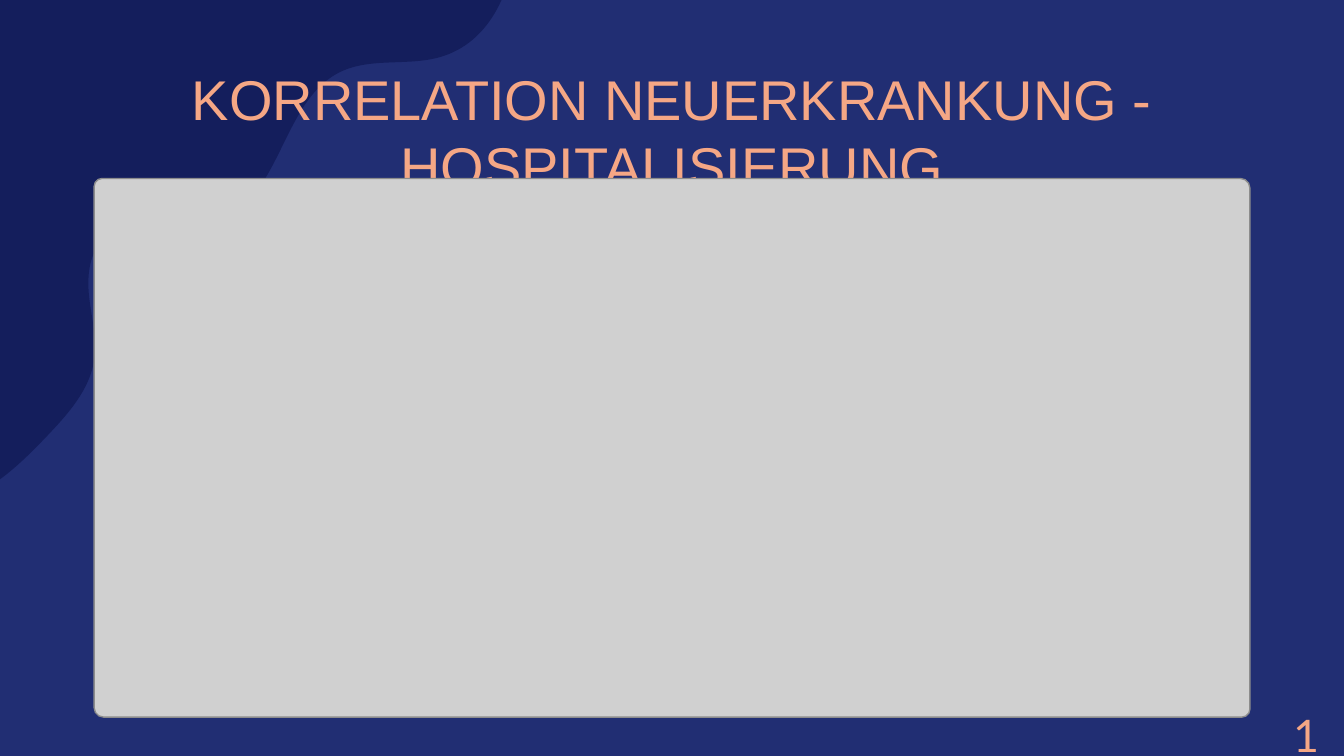
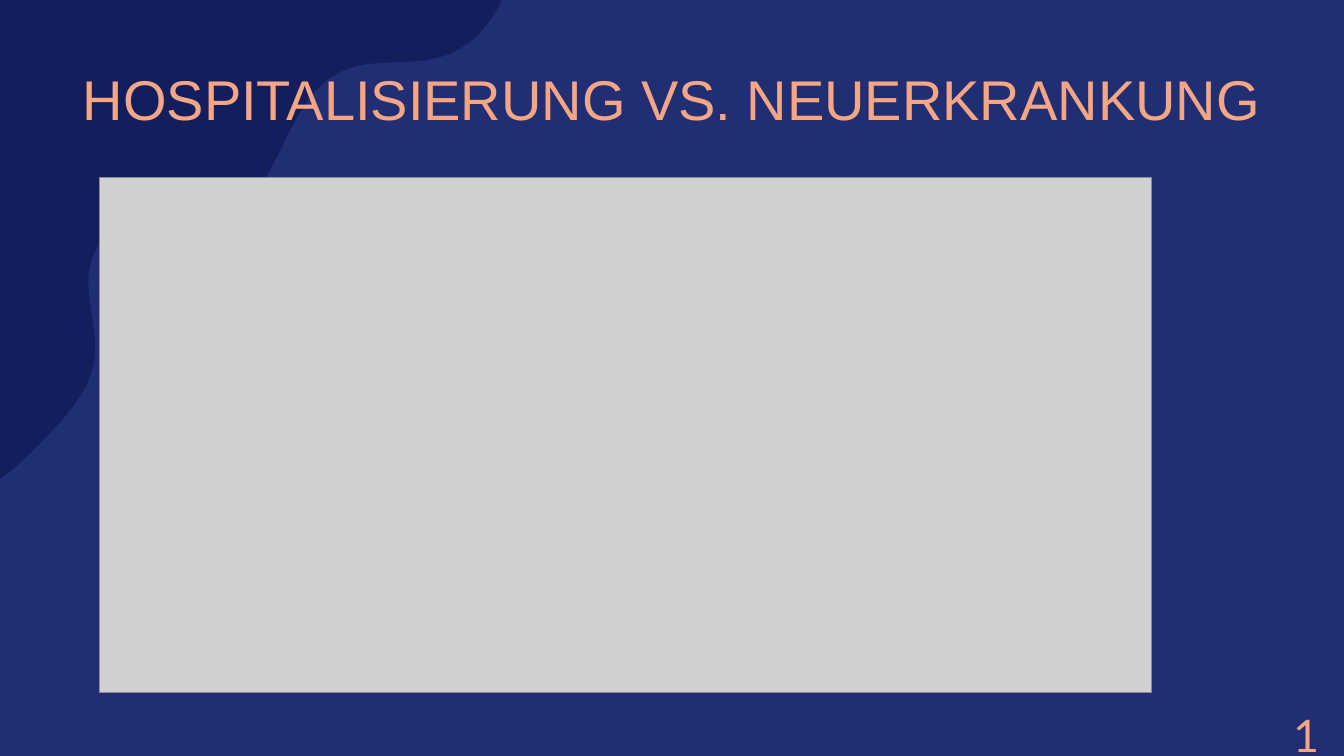
Before and after one commit to amarquard089/Covid19-Hospitalisierungsrate, a slide deck: slide 21 of Praesentation/COVID-19 Hospitalisierungsrate.pptx (slide 20 before the commit). Drawn at 1344x756 pixels with LibreOffice and Linux fonts; fonts in the diff are those of the drawing; grey boxes stand for pictures. Boxes give left, top, right and bottom in pixels: in the first picture for what was removed or moved away, otherwise in the second. Text is boxed around its words. In the diff, an @@ line names an element or a change of style, - is before the commit and + after.

```diff
--- a/Praesentation/COVID-19 Hospitalisierungsrate.pptx
+++ b/Praesentation/COVID-19 Hospitalisierungsrate.pptx
@@ title at (83,81,1260,121): text changed @@
-KORRELATION NEUERKRANKUNG - HOSPITALISIERUNG
+HOSPITALISIERUNG VS. NEUERKRANKUNG
@@ picture: place and size @@
-picture at (94,179,1250,718)
+picture at (99,177,1152,692)
```
Also in this commit, not shown: 5 other slides changed, 8 slides added, 5 slides removed, 20 other files.
